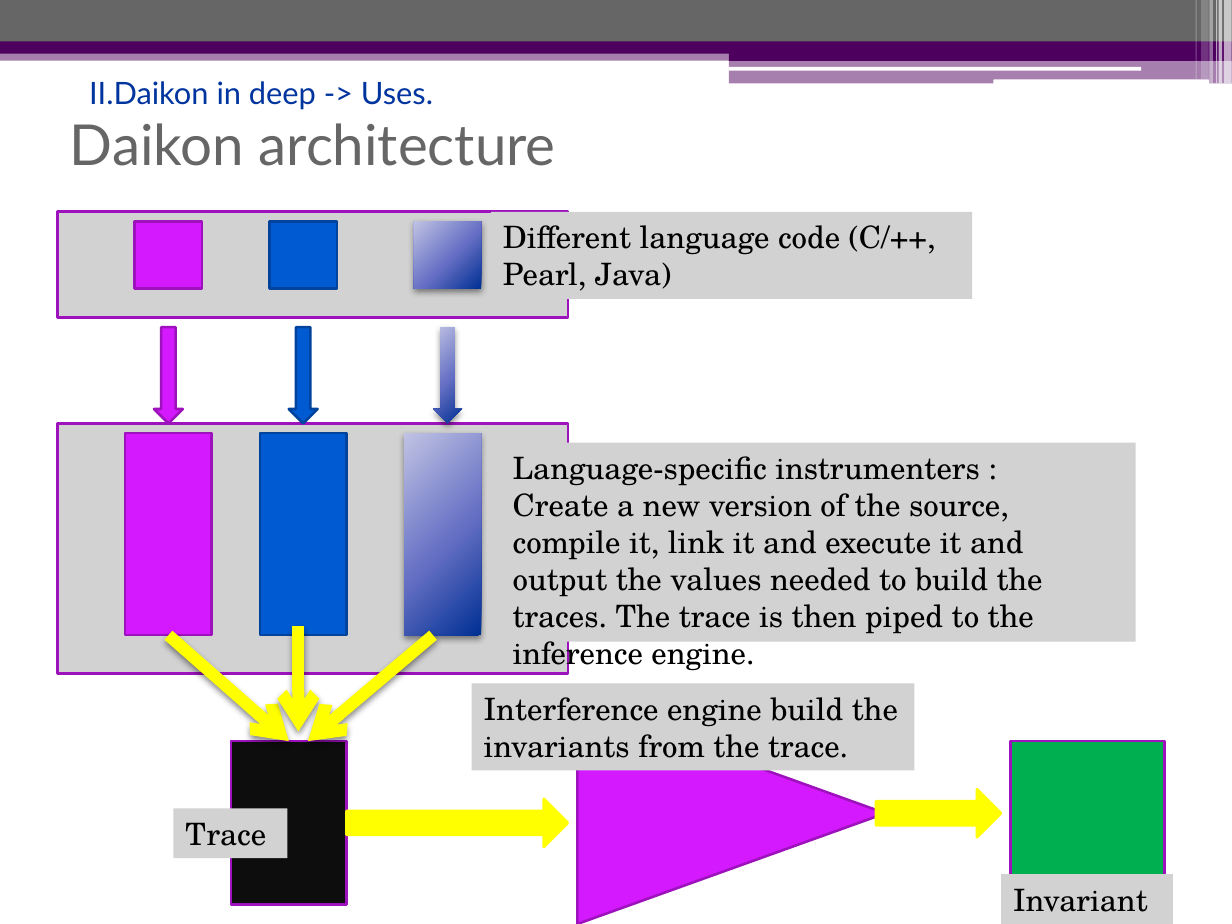
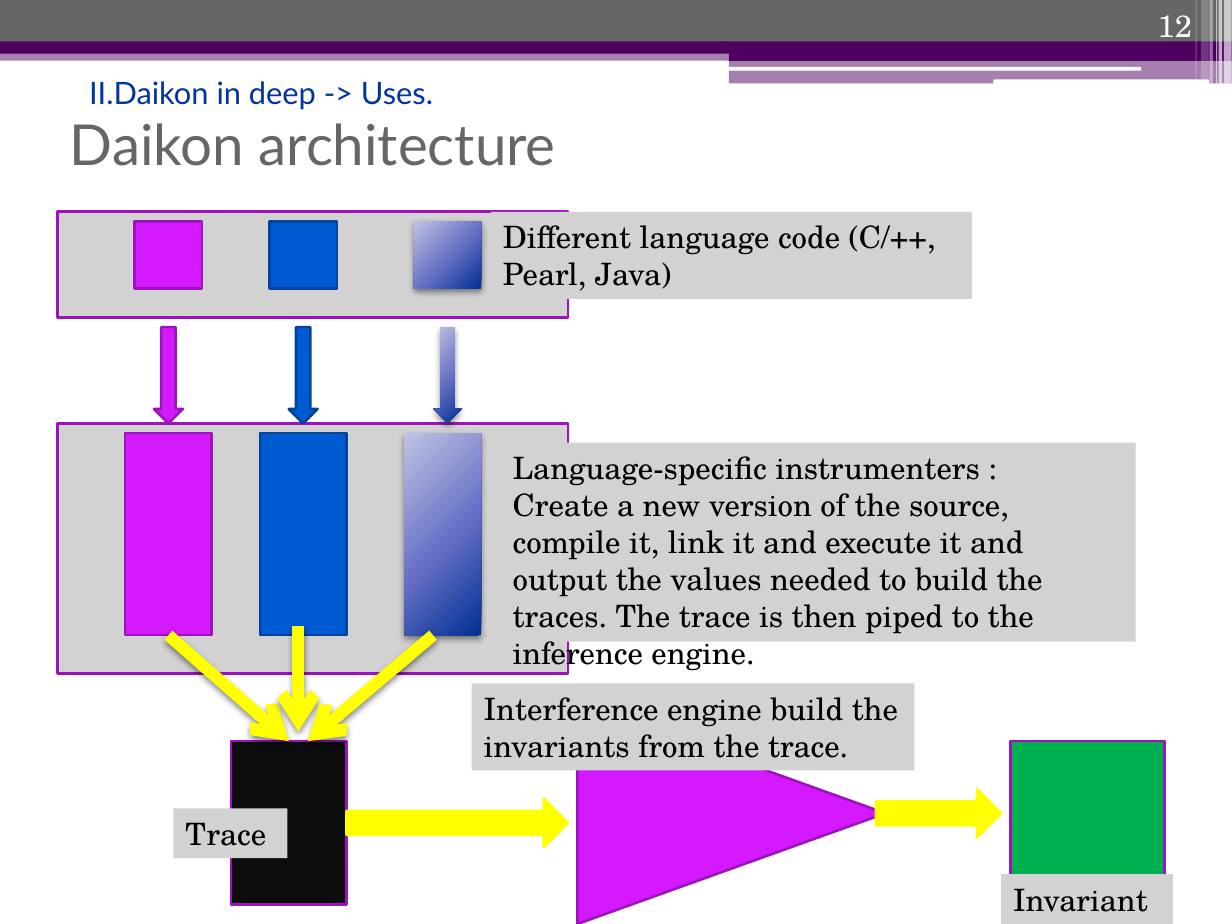
Before and after one commit to saadmahboob/kaist, a slide deck: slide 12 of System Modeling Analysis/The Daikon system for dynamic detection of likely.pptx. Drawn at 1232x924 pixels with LibreOffice and Linux fonts; fonts in the diff are those of the drawing. Boxes give left, top, right and bottom in pixels: in the first picture for what was removed or moved away, otherwise in the second. Text is boxed around its words. In the diff, an @@ line names an element or a change of style, - is before the commit and + after.

```diff
--- a/System Modeling Analysis/The Daikon system for dynamic detection of likely.pptx
+++ b/System Modeling Analysis/The Daikon system for dynamic detection of likely.pptx
@@ page number added at (x1=1158, y1=15, x2=1192, y2=46), 18 pt, text #FFFFFF @@
+12
```
Also in this commit, not shown: 16 other slides changed, 1 other file.
